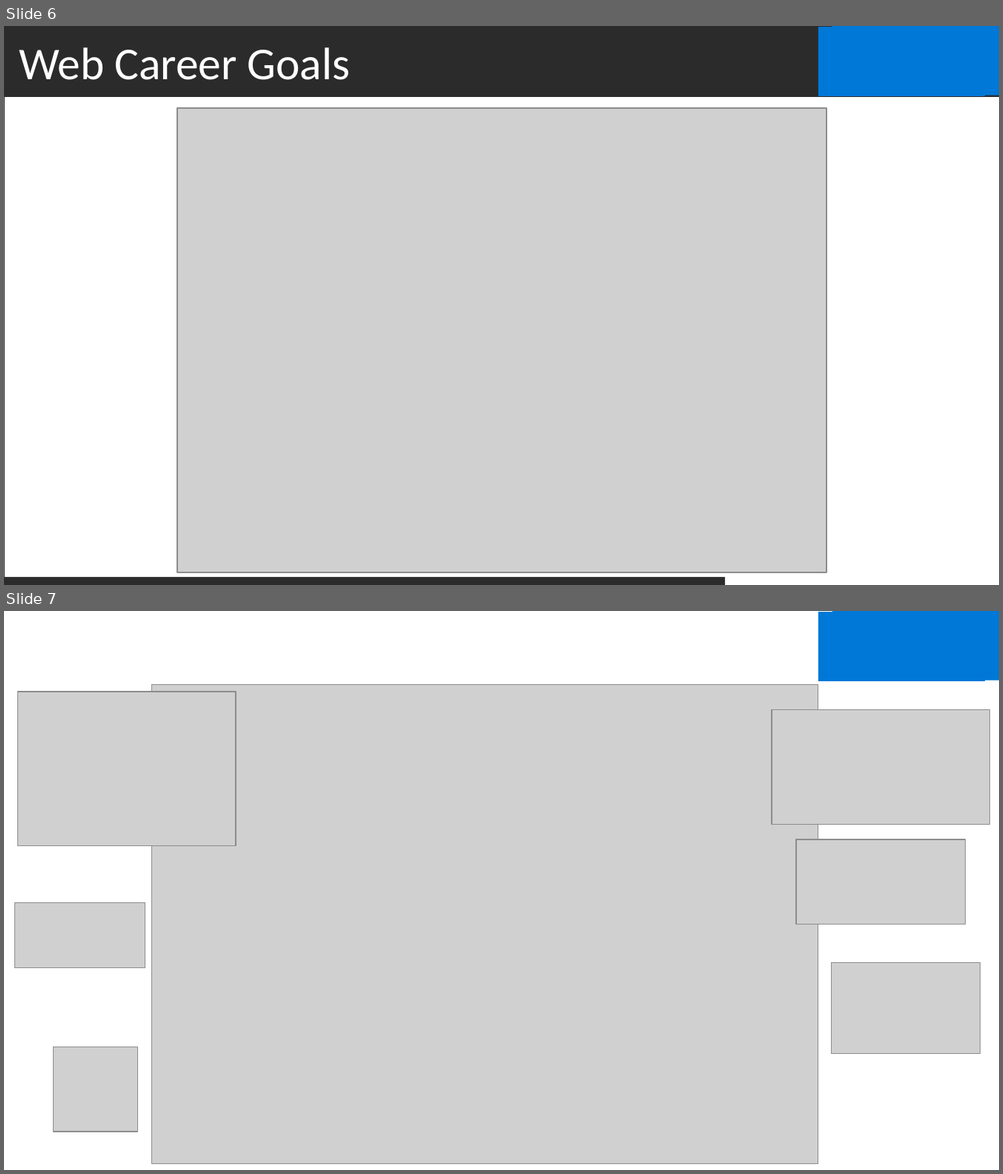
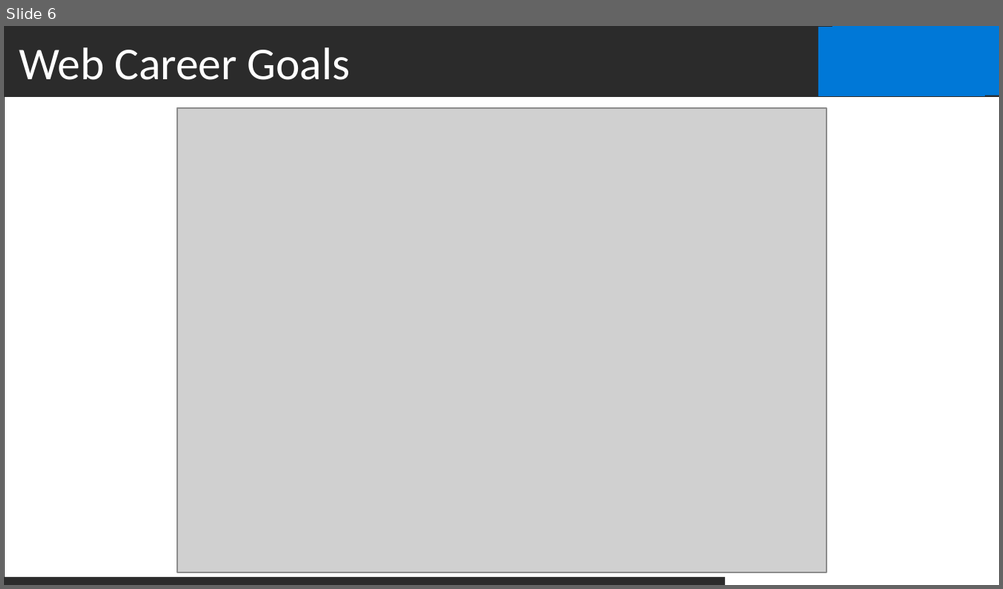
Before and after one commit to Prasundas99/Web-Development-Traning, a slide deck: 00. Introduction/PPT Personal .pptx. Shown one above the other, each under a label of ours: slides 6 and 7 before the commit, slide 6 after it. The pictures are 1003x1174 and 1003x589 pixels, drawn with LibreOffice and Linux fonts; fonts in the diff are those of the drawing; grey boxes stand for pictures; background and template pictures are left out; a plain dark background stands for a picture behind light text. Boxes give left, top, right and bottom in pixels: in the first picture for what was removed or moved away, otherwise in the second. Text is boxed around its words. In the diff, an @@ line names an element or a change of style, - is before the commit and + after.

```diff
--- a/00. Introduction/PPT Personal .pptx
+++ b/00. Introduction/PPT Personal .pptx
@@ slide 7 removed at (4, 611, 999, 1170), background picture (left out) @@
@@ rectangle removed at (817, 612, 984, 681) @@
@@ rectangle removed at (833, 611, 999, 681) @@
@@ rectangle removed at (5, 681, 999, 1162) @@
@@ picture removed at (18, 692, 236, 846) @@
@@ picture removed at (152, 684, 819, 1164) @@
@@ picture removed at (772, 709, 990, 824) @@
@@ picture removed at (796, 840, 965, 924) @@
@@ picture removed at (15, 903, 145, 968) @@
@@ picture removed at (831, 963, 979, 1054) @@
@@ picture removed at (53, 1048, 137, 1132) @@
@@ rectangle removed at (725, 1139, 999, 1170) @@
```
Also in this commit, not shown: 3 slides changed, 3 slides added, 1 other slide removed.
